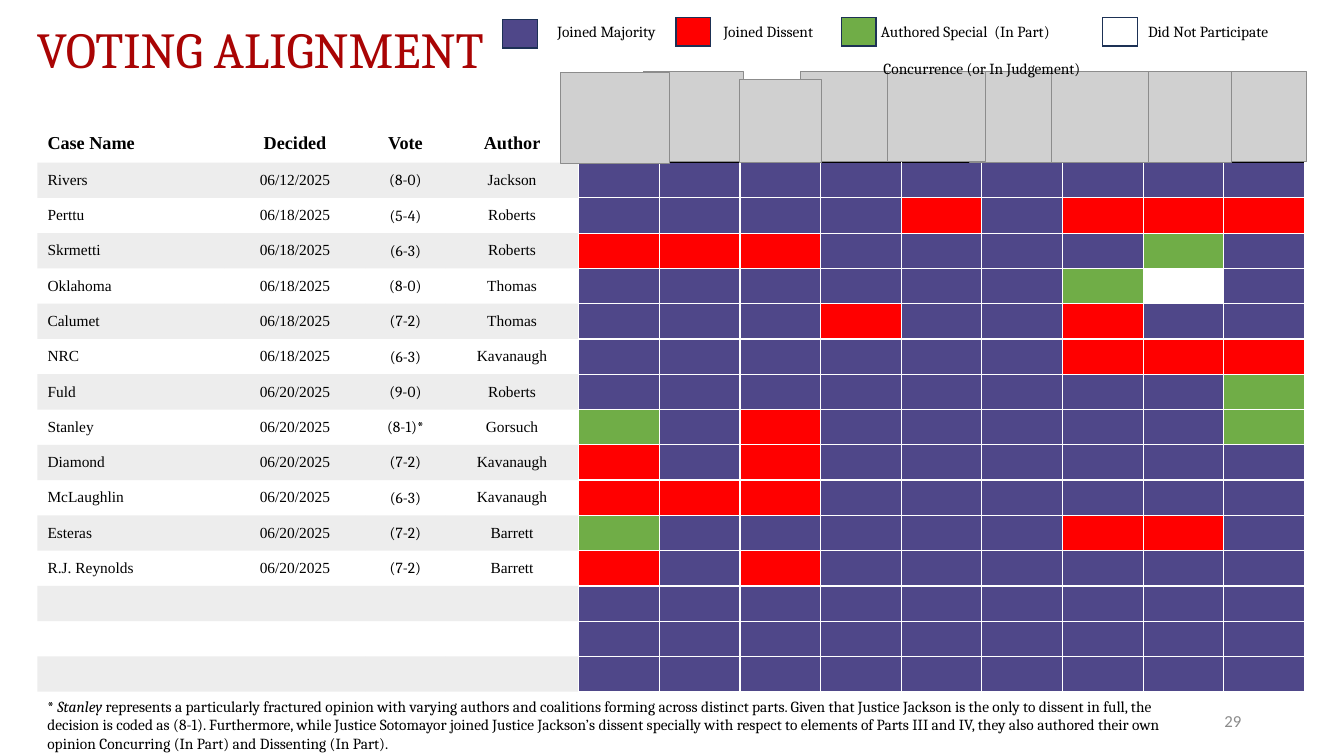
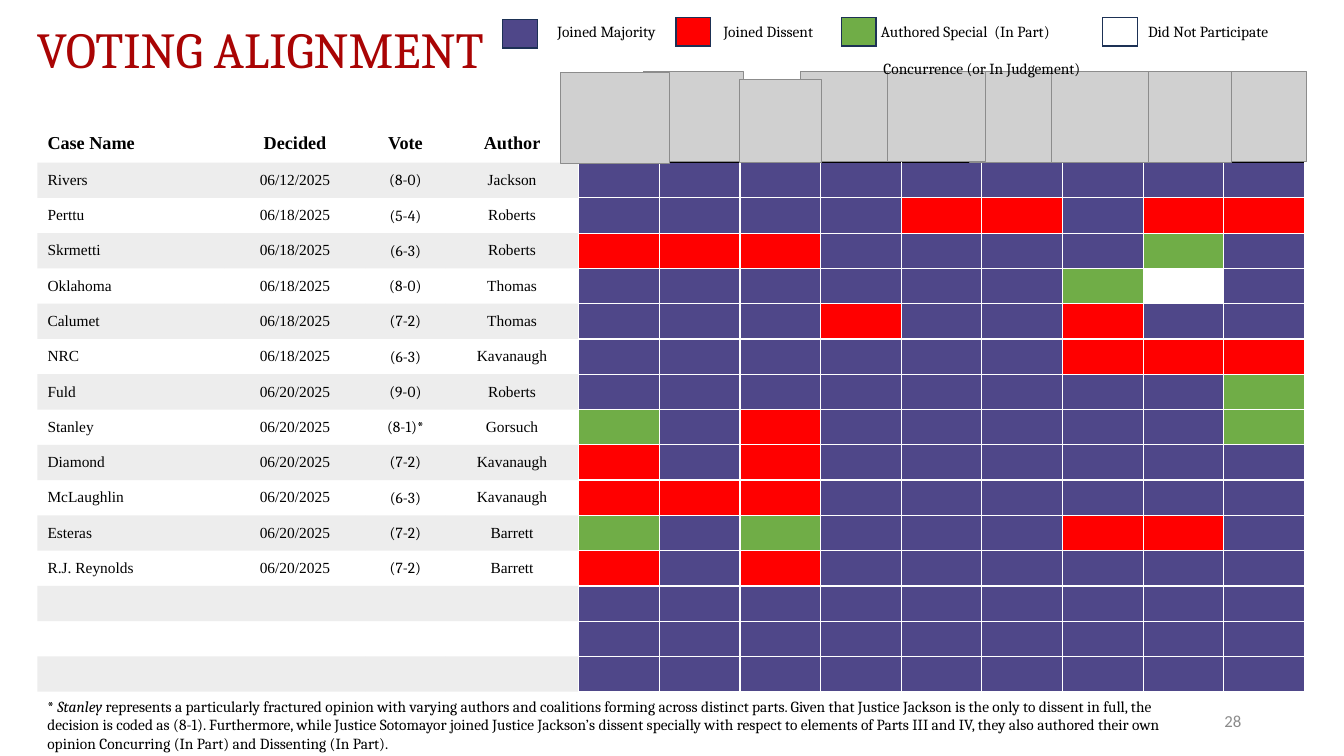
Before and after one commit to JakeTruscott/scotuswatch, a slide deck: slide 28 of Stat Reviews/OT24_StatReview/compilation/SCOTUSBlog/statpack_OT24.pptx (slide 29 before the commit). Drawn at 1344x756 pixels with LibreOffice and Linux fonts; fonts in the diff are those of the drawing; grey boxes stand for pictures. Boxes give left, top, right and bottom in pixels: in the first picture for what was removed or moved away, otherwise in the second. Text is boxed around its words. In the diff, an @@ line names an element or a change of style, - is before the commit and + after.

```diff
--- a/Stat Reviews/OT24_StatReview/compilation/SCOTUSBlog/statpack_OT24.pptx
+++ b/Stat Reviews/OT24_StatReview/compilation/SCOTUSBlog/statpack_OT24.pptx
@@ table at (37,124,1305,692) @@
@@ fill #4F4789 to #FF0000 in row 3, column 10 @@
@@ fill #FF0000 to #4E478A in row 3, column 11 @@
@@ fill #4F4789 to #70AD47 in row 12, column 7 @@
@@ page number at (1224,715,1241,727): text changed @@
-29
+28
```
Also in this commit, not shown: 20 other slides changed, 1 slide removed, 9 other files.
